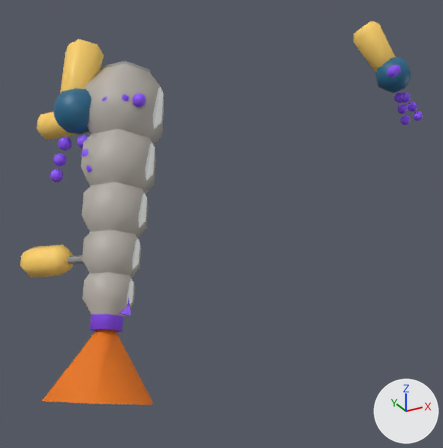
The glTF model public/assets/models/sticky/default/fps.glb, before and after one commit.
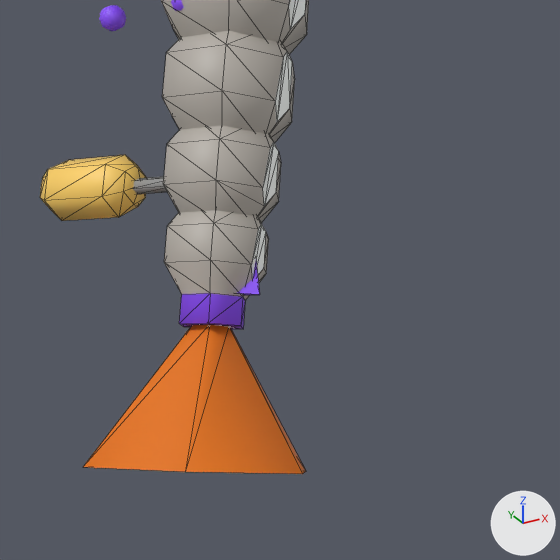
There are two pictures of each version: one whole from a camera (50 mm lens) standing at (-0.568, -0.907, 0.027) and looking at (-0.111, -0.076, -0.388), one close up on the part from 0% to 64% of the width and 37% to 100% of the height. Lighting does not change. The marker at lower right points along +X, +Y and +Z. The close-ups show mesh edges as thin lines. Where no turn or scale is listed for an object, it has been applied to the vertices. Vertices at the same position are counted once.

The first close-up shows 'Sphere.009', 'tip-sticky'.
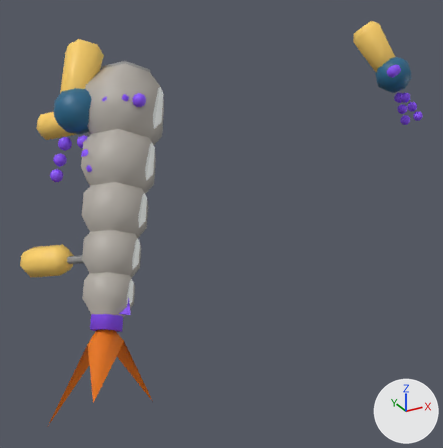
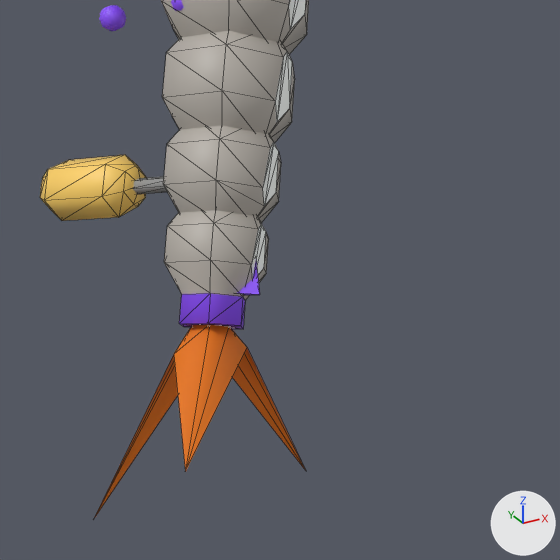
What differs and where, as boxes [x1, y1, x2, y2] in the close-ups (560 x 560 px; the box of a moved part takes in the faces that stretch with it):
'tip-sticky', reshaped (30% taller)
    before: [83, 324, 306, 474]
    after: [93, 324, 306, 520]
part 1 of me_sphere_009, moved or reshaped
    before: [83, 324, 210, 472]
    after: [93, 324, 306, 520]
part 2 of me_sphere_009, moved or reshaped
    before: [186, 327, 306, 474]
    after: [186, 327, 303, 470]

What the commit changed:
me_sphere_009 has 12 vertices, 12 faces and spans x -0.108..0.044, y -0.113..0.011, z -0.127..0.009.
me_sphere_009 is used by ob_tip_sticky; location (-0.3562, -0.1857, -0.4585).
Part 1, on me_sphere_009:
Vertex 6 of me_sphere_009 moves from (-0.108, -0.05, -0.045) at pixel (82, 467) to (-0.033, -0.015, -0.003) at pixel (173, 354).
Vertex 7 of me_sphere_009 moves from (-0.083, 0.009, -0.096) to (-0.1, -0.007, -0.126) at pixel (93, 519).
Vertex 11 of me_sphere_009 moves from (-0.007, 0.007, -0.127) to (-0.001, 0.008, -0.023).
Part 2, on me_sphere_009:
Vertex 9 of me_sphere_009 moves from (0.019, -0.113, -0.055) at pixel (302, 473) to (0.018, -0.022, -0.01) at pixel (247, 347).
